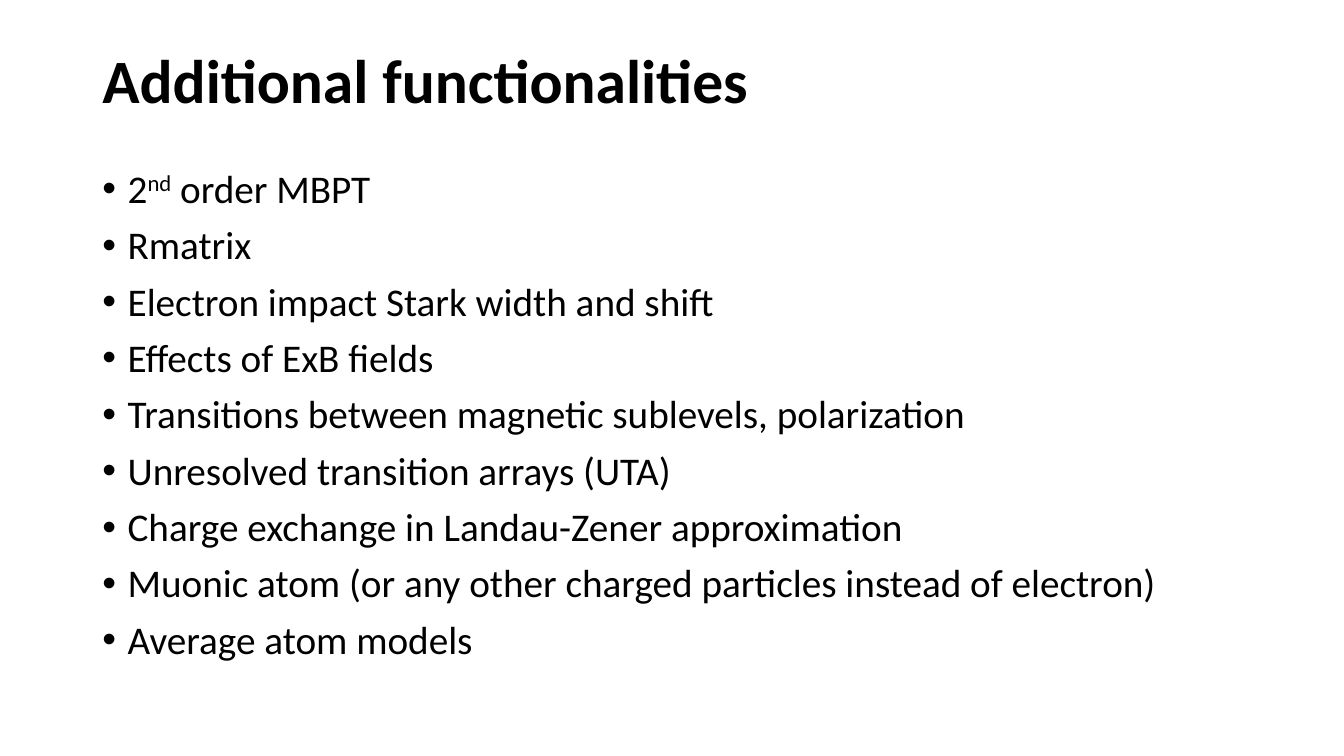
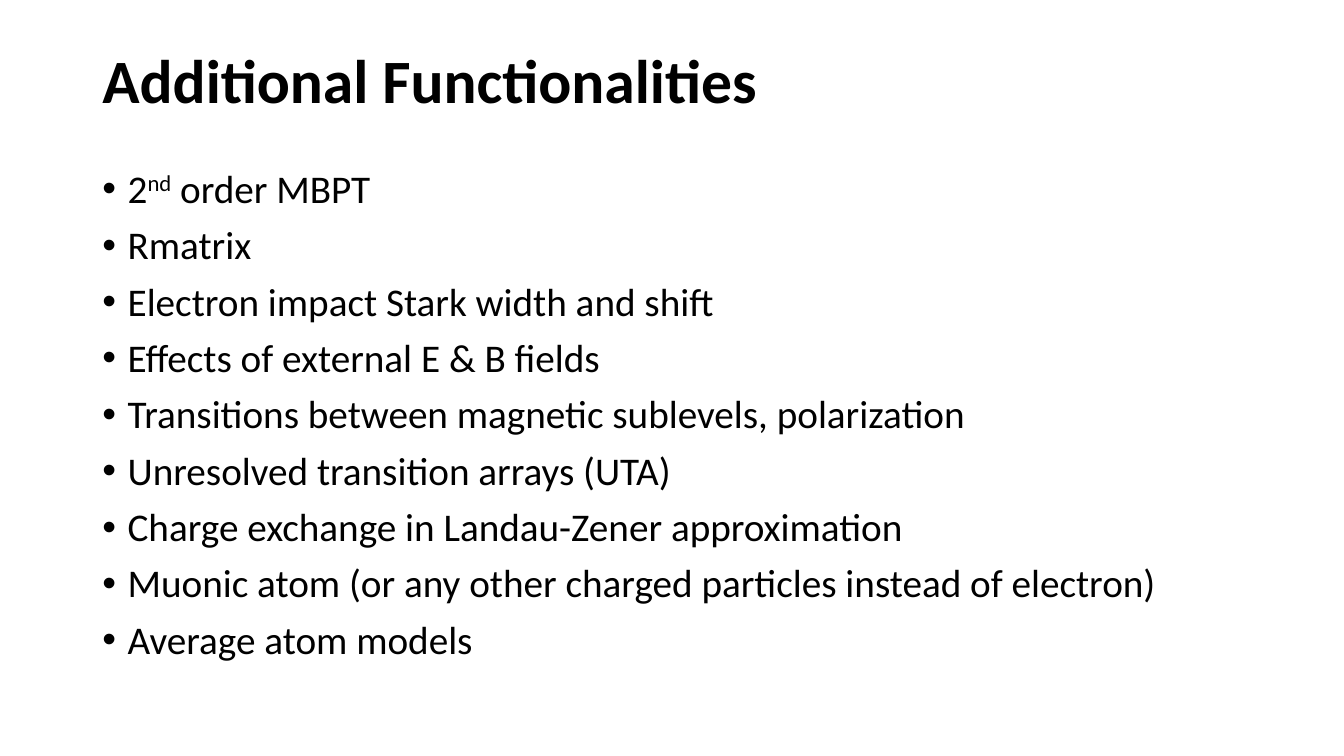
Before and after one commit to flexible-atomic-code/fac_data, a slide deck: slide 18 of apip2023/apip2023.pptx. Drawn at 1344x756 pixels with LibreOffice and Linux fonts; fonts in the diff are those of the drawing. Boxes give left, top, right and bottom in pixels: in the first picture for what was removed or moved away, otherwise in the second. Text is boxed around its words. In the diff, an @@ line names an element or a change of style, - is before the commit and + after.

```diff
--- a/apip2023/apip2023.pptx
+++ b/apip2023/apip2023.pptx
@@ title at <box>102,59,756,104</box>: text changed @@
-Additional functionalities
+Additional Functionalities
@@ text at <box>128,344,600,373</box>: text changed @@
-• Effects of ExB fields
+• Effects of external E & B fields
```
Also in this commit, not shown: 4 other slides changed.
